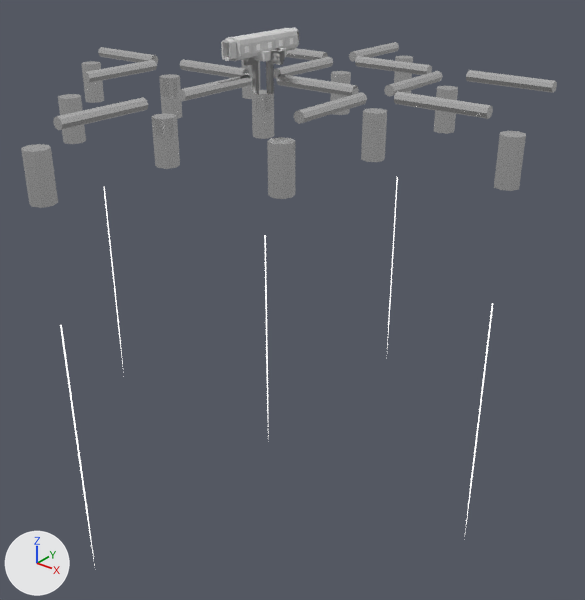
Two versions of the FBX model public/models/structures_group.fbx, one commit apart.
Camera for both pictures: a camera (50 mm lens) standing at (1.92, -2.23, 0.45) and looking at (0.12, 0.02, -0.95). The lights are fixed; the arrows at lower left show +X, +Y and +Z. The picture after the commit comes second. Objects named as collision shapes, trigger or cutter boxes, shadow casters or lower levels of detail are left out. Where no turn or scale is listed for an object, it has been applied to the vertices. Vertices at exactly the same position are counted once.

Objects in the first picture: 'floor', 'structure', 'structure.001', 'thrust_plume', 'windows.001' and 2 more.
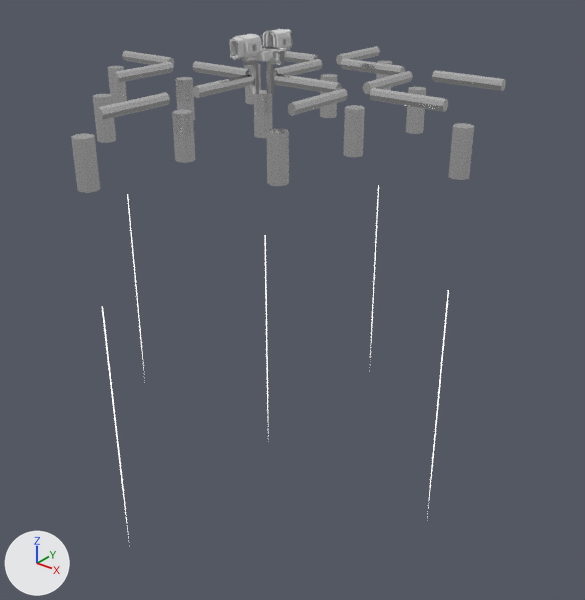
The change in detail:
me_mesh_014 is used by ob_structure_001; location (0.0, 0.0, -0.194).
me_mesh_014 had 486 vertices, 648 faces and spanned x -1.0..1.0, y -1.0..1.0, z -0.12..0.12.
me_mesh_014 now has 486 vertices, 648 faces and spans x -0.83..0.83, y -0.83..0.83, z -0.12..0.12.
me_mesh_014 part 2: the whole mesh is scaled about its middle by (0.833, 0.833, 1).
me_mesh_013 is used by ob_thrust_plume; location (0.0, 0.0, -1.2).
me_mesh_013 had 90 vertices, 120 faces and spanned x -0.96..0.96, y -0.96..0.96, z -0.5..0.5.
me_mesh_013 now has 90 vertices, 120 faces and spans x -0.8..0.8, y -0.8..0.8, z -0.5..0.5.
me_mesh_013 part 1: the whole mesh is scaled about its middle by (0.833, 0.833, 1).
Object 'windows.001' (ob_windows_001) is deleted.

Location of each change, (x1, y1, x2, y2) in pixels of the pictures (585 x 600 px):
'structure.001', rescaled (19% narrower, 11% shorter)
    before: (21, 42, 557, 208)
    after: (71, 46, 506, 193)
'thrust_plume', rescaled (20% narrower, 9% shorter)
    before: (60, 177, 493, 566)
    after: (102, 185, 449, 538)
'windows.001', deleted
    before: (245, 38, 293, 53)
